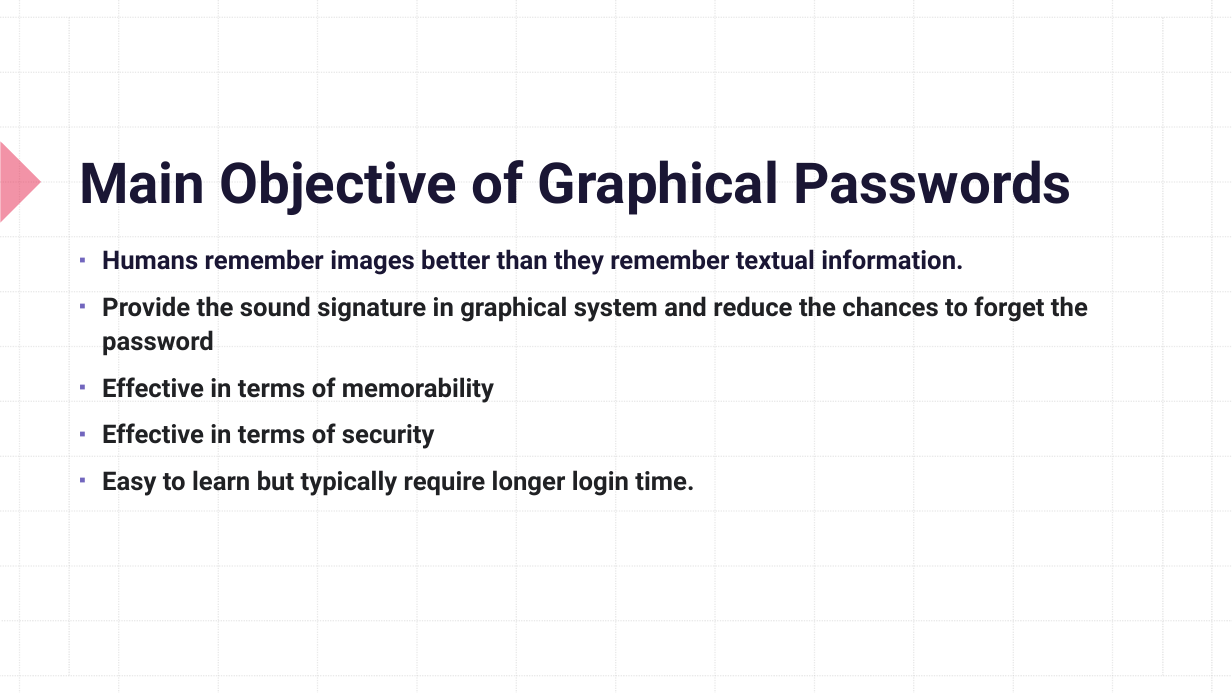
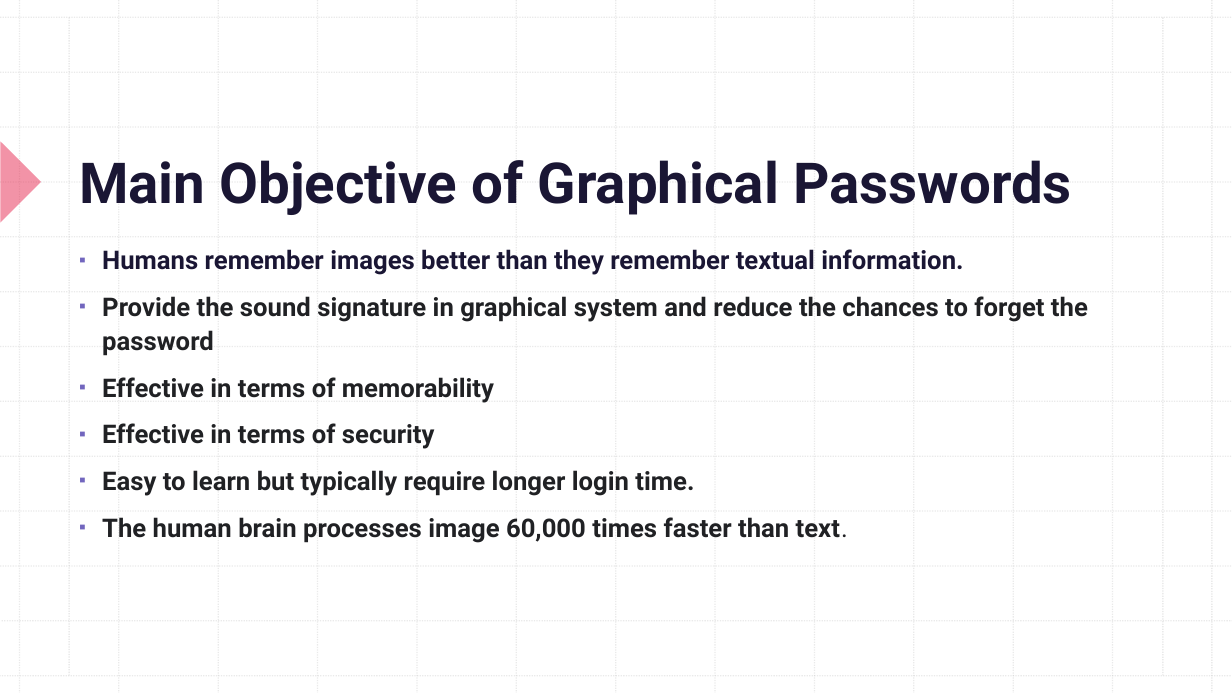
Before and after one commit to CSC-4350-TR-SP2023/Team3, a slide deck: slide 3 of docs/Graphical_Passwords.pptx (slide 2 before the commit). Drawn at 1232x693 pixels with LibreOffice and Linux fonts; fonts in the diff are those of the drawing. Boxes give left, top, right and bottom in pixels: in the first picture for what was removed or moved away, otherwise in the second. Text is boxed around its words. In the diff, an @@ line names an element or a change of style, - is before the commit and + after.

```diff
--- a/docs/Graphical_Passwords.pptx
+++ b/docs/Graphical_Passwords.pptx
@@ text at [102,517,848,543]: paragraph added @@
+▪ The human brain processes image 60,000 times faster than text.
```
Also in this commit, not shown: 4 other slides changed, 3 slides added.
